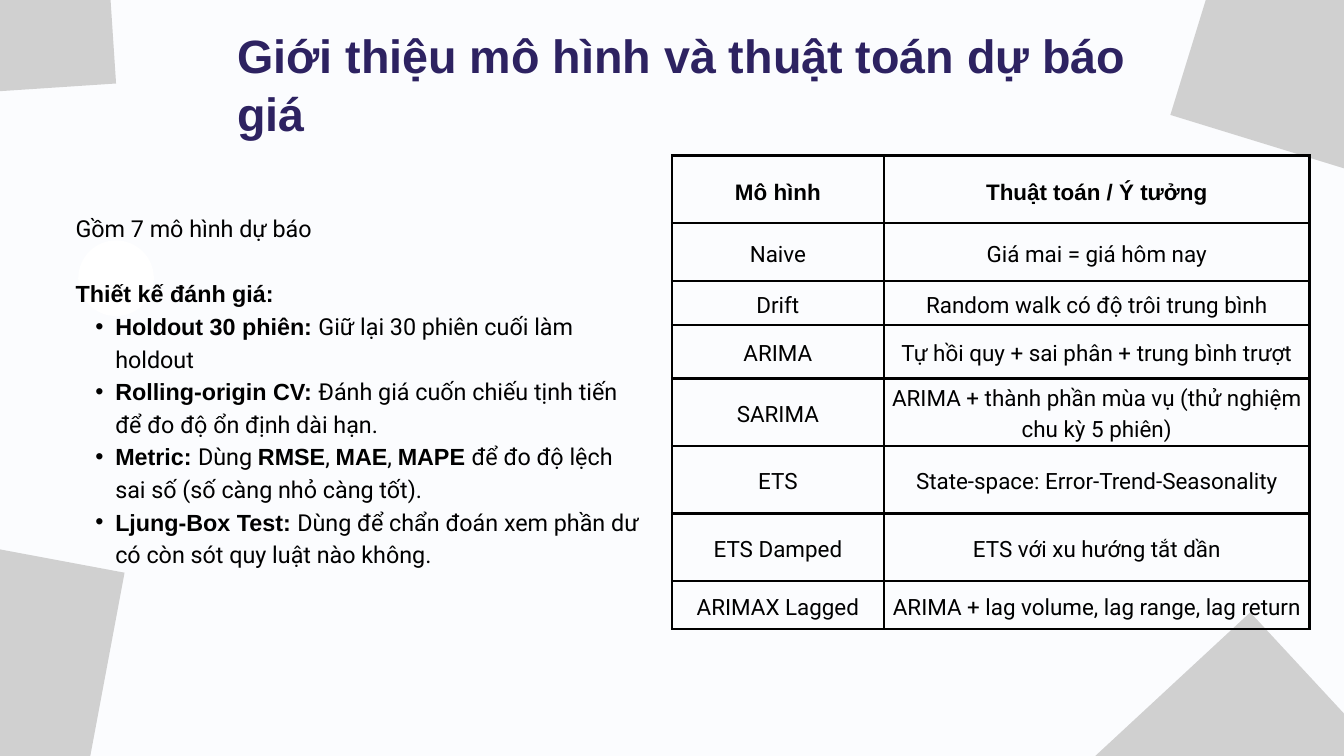
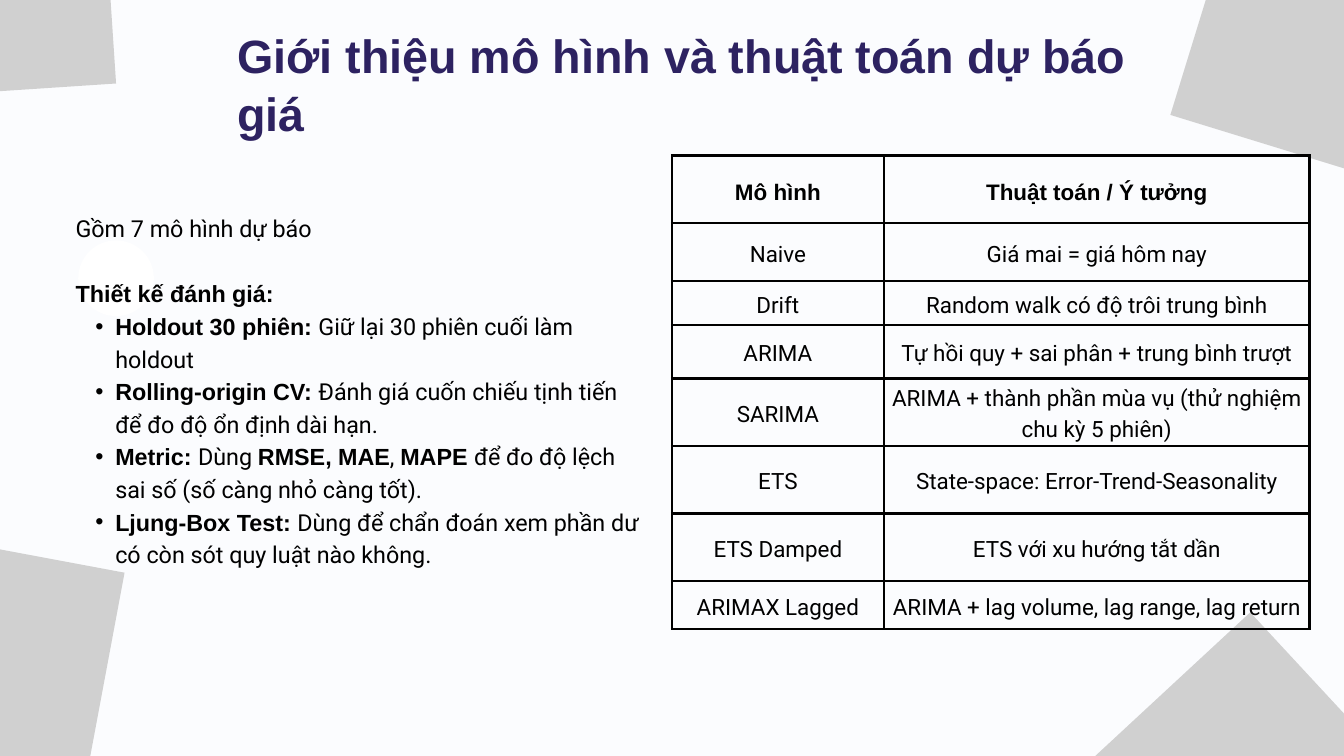
Before and after one commit to ledanghoanganh/fpt-stock-analysis-with-R-programming-language, a slide deck: slide 8 of presentation/bao_cao_demo.pptx. Drawn at 1344x756 pixels with LibreOffice and Linux fonts; fonts in the diff are those of the drawing; grey boxes stand for pictures. Boxes give left, top, right and bottom in pixels: in the first picture for what was removed or moved away, otherwise in the second. Text is boxed around its words. In the diff, an @@ line names an element or a change of style, - is before the commit and + after.

```diff
--- a/presentation/bao_cao_demo.pptx
+++ b/presentation/bao_cao_demo.pptx
@@ text at [115, 445, 615, 503]: font Roboto to Arial, bold on in "RMSE," @@
```
Also in this commit, not shown: 2 other slides changed, 7 other files.
